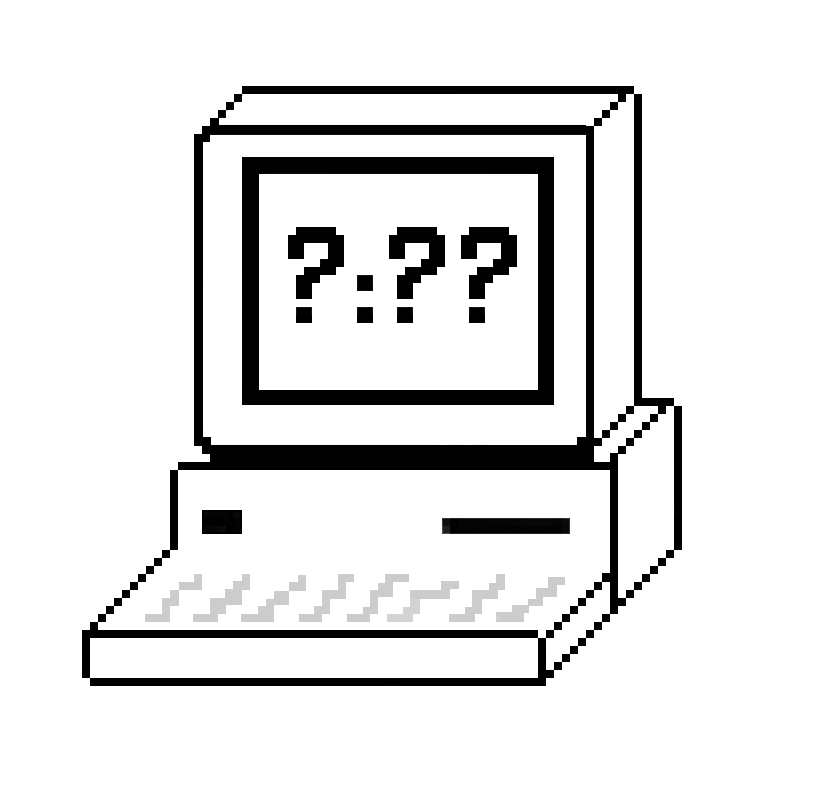
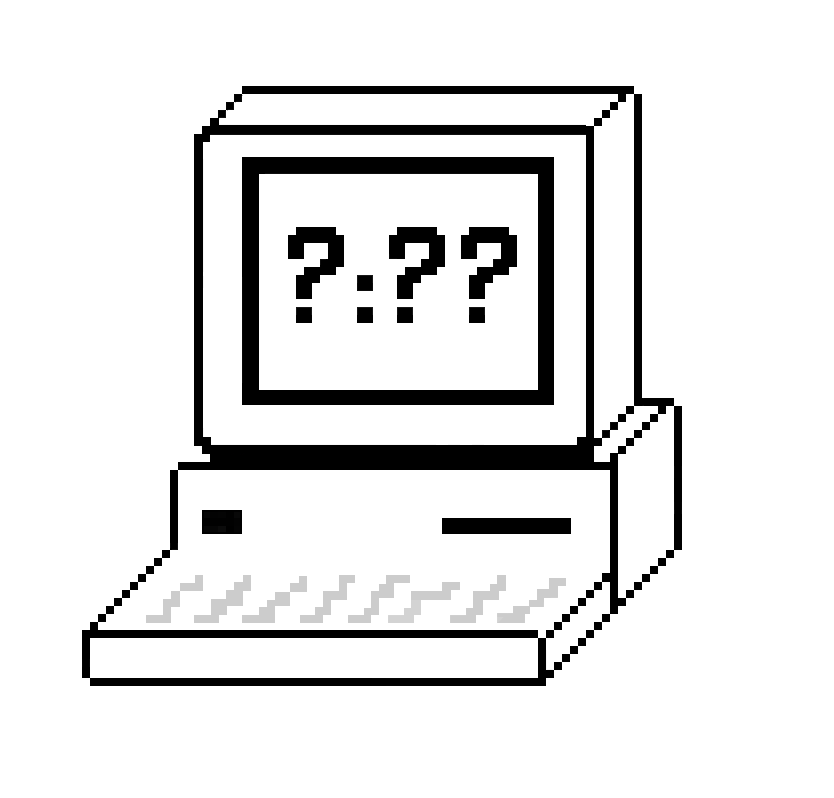
Revision of a layered 834×798 image; what changed, layer by layer:
renamed "computer" to "Layer 16", showed it, moved it above "Layer 15", painted on it over [145, 518, 571, 623]
painted on "Layer 15" over [145, 518, 571, 623]
